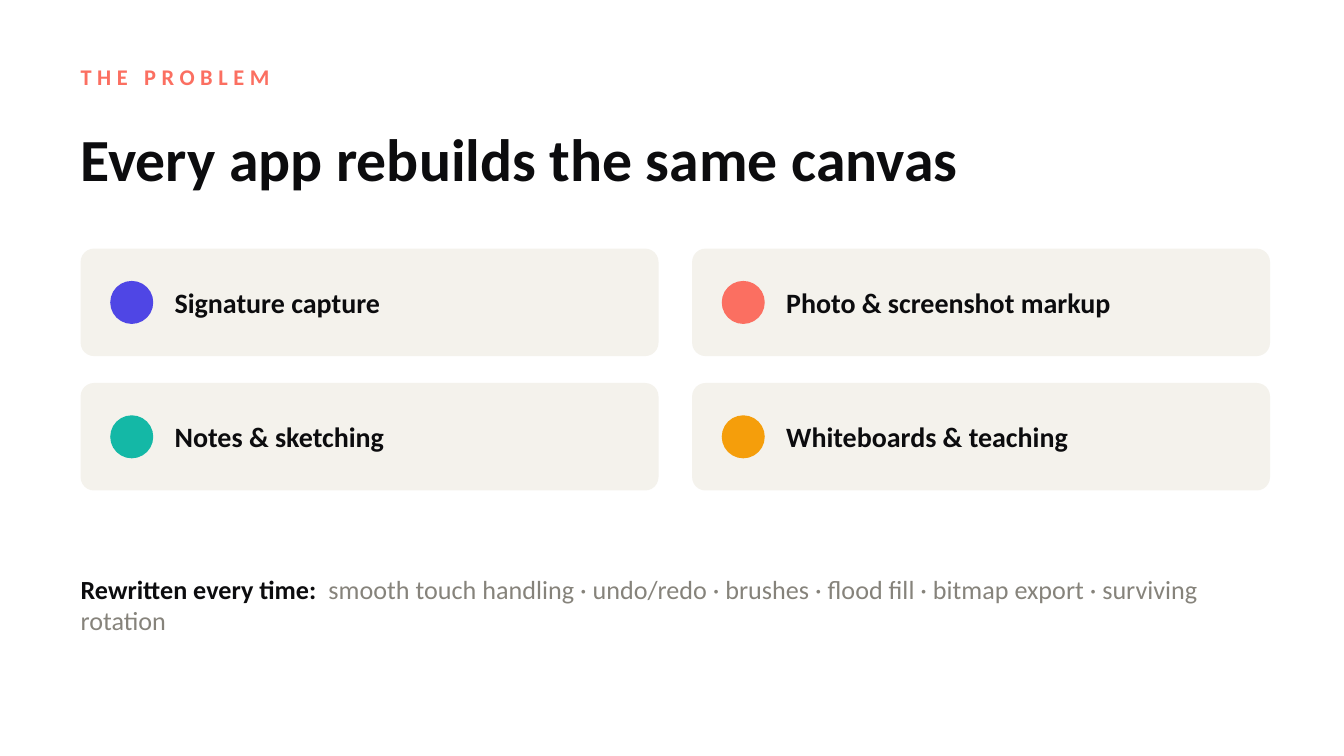
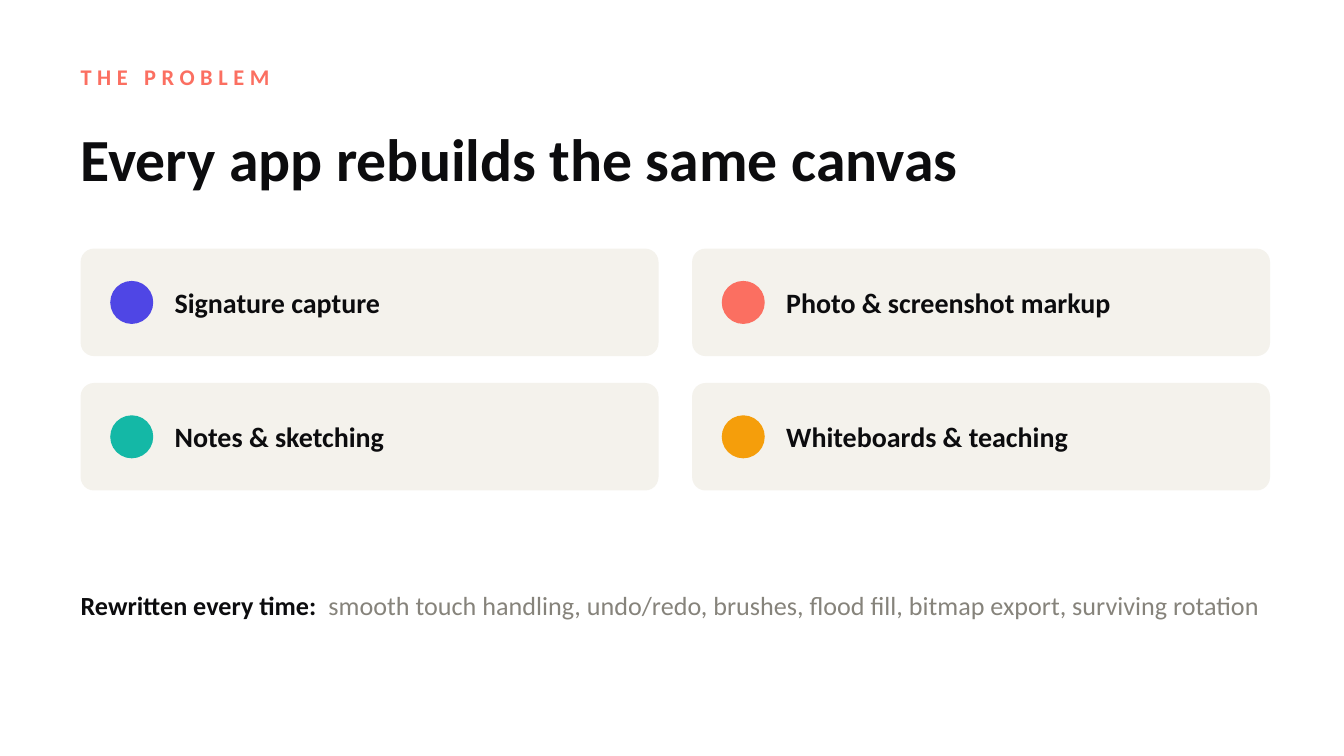
Before and after one commit to RotemBar18/EZCanvas, a slide deck: slide 2 of EZCanvas-Presentation.pptx. Drawn at 1344x756 pixels with LibreOffice and Linux fonts; fonts in the diff are those of the drawing. Boxes give left, top, right and bottom in pixels: in the first picture for what was removed or moved away, otherwise in the second. Text is boxed around its words. In the diff, an @@ line names an element or a change of style, - is before the commit and + after.

```diff
--- a/EZCanvas-Presentation.pptx
+++ b/EZCanvas-Presentation.pptx
@@ text at (81,596,1258,620): text changed @@
-Rewritten every time: smooth touch handling · undo/redo · brushes · flood fill · bitmap export · surviving rotation
+Rewritten every time: smooth touch handling, undo/redo, brushes, flood fill, bitmap export, surviving rotation
```
Also in this commit, not shown: 9 other slides changed.
